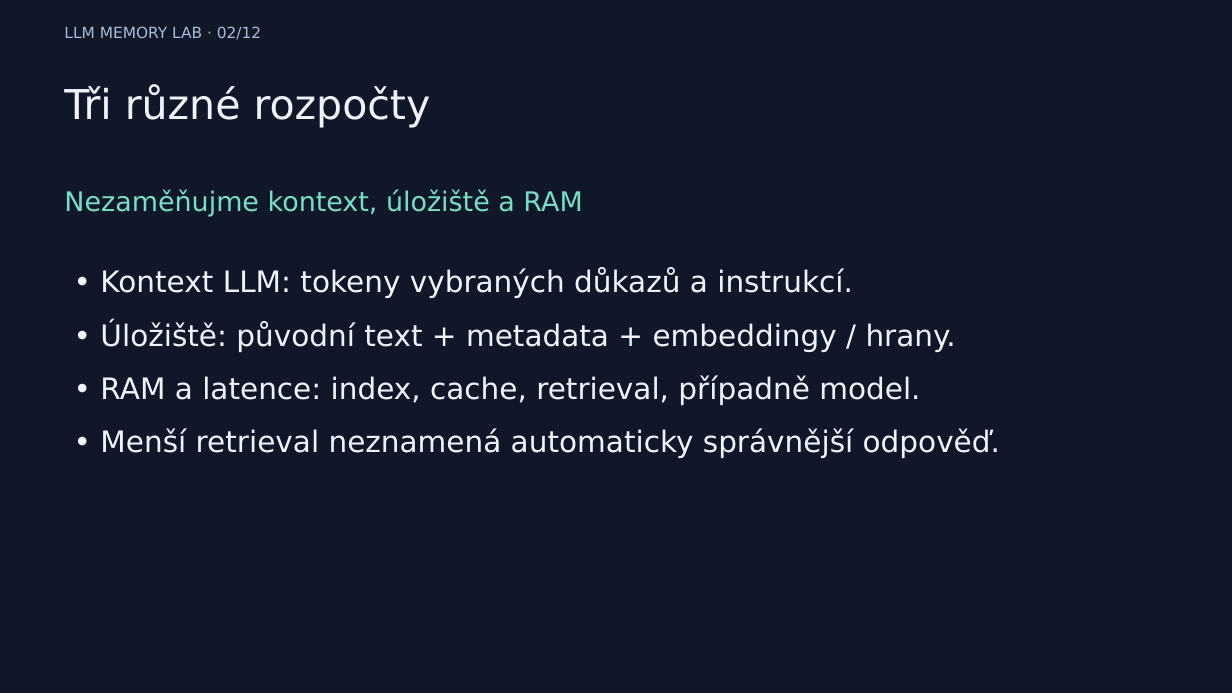
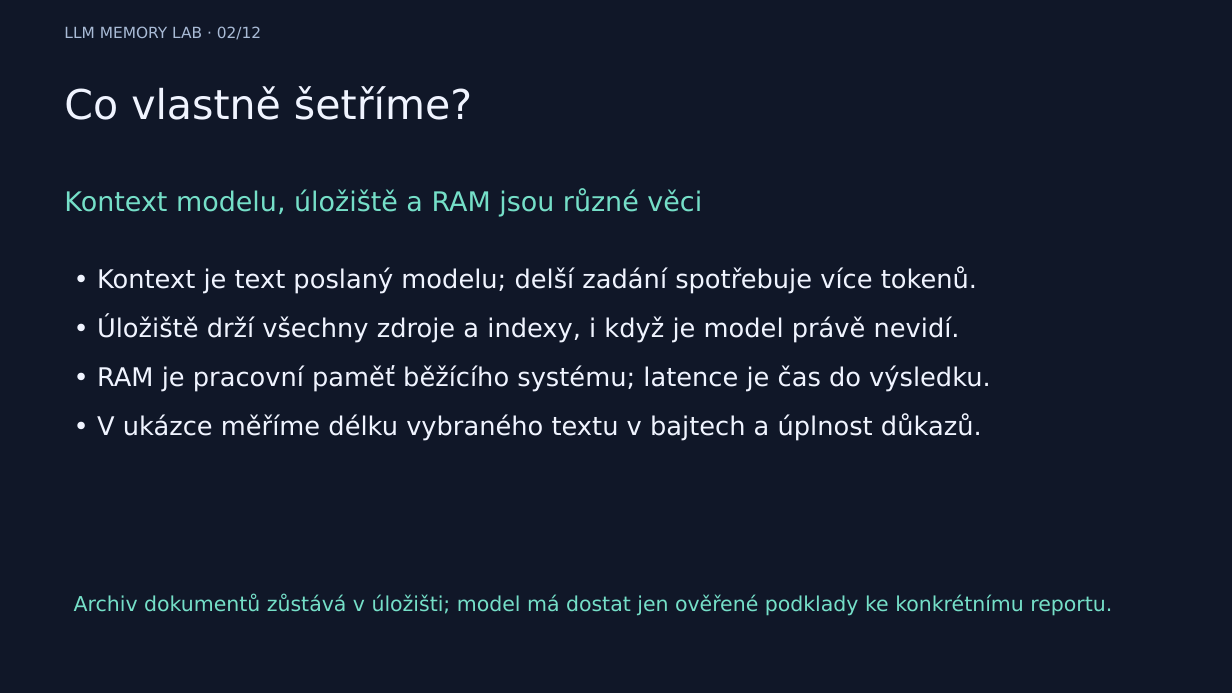
Before and after one commit to p-rum/ai-memory-optimalization-methods, a slide deck: slide 2 of workshop/presentation.pptx. Drawn at 1232x693 pixels with LibreOffice and Linux fonts; fonts in the diff are those of the drawing. Boxes give left, top, right and bottom in pixels: in the first picture for what was removed or moved away, otherwise in the second. Text is boxed around its words. In the diff, an @@ line names an element or a change of style, - is before the commit and + after.

```diff
--- a/workshop/presentation.pptx
+++ b/workshop/presentation.pptx
@@ text at [64, 86, 472, 120]: text changed @@
-Tři různé rozpočty
+Co vlastně šetříme?
@@ text at [64, 190, 702, 217]: text changed @@
-Nezaměňujme kontext, úložiště a RAM
+Kontext modelu, úložiště a RAM jsou různé věci
@@ text at [97, 268, 991, 440]: text changed; size 23 to 20 pt @@
-• Kontext LLM: tokeny vybraných důkazů a instrukcí.
-• Úložiště: původní text + metadata + embeddingy / hrany.
-• RAM a latence: index, cache, retrieval, případně model.
-• Menší retrieval neznamená automaticky správnější odpověď.
+• Kontext je text poslaný modelu; delší zadání spotřebuje více tokenů.
+• Úložiště drží všechny zdroje a indexy, i když je model právě nevidí.
+• RAM je pracovní paměť běžícího systému; latence je čas do výsledku.
+• V ukázce měříme délku vybraného textu v bajtech a úplnost důkazů.
@@ text added at [74, 595, 1112, 616], 16 pt, text #75DFC8 @@
+Archiv dokumentů zůstává v úložišti; model má dostat jen ověřené podklady ke konkrétnímu reportu.
```
Also in this commit, not shown: 1 other slide changed, 10 slides added, 10 slides removed, 55 other files.
